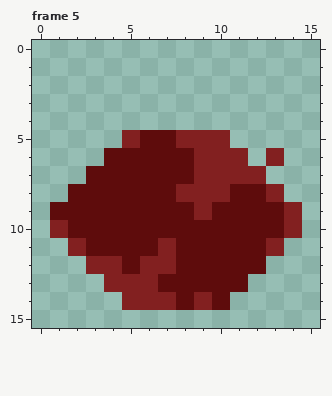
File history of a pixel-art file, res_dev/blood_pool.ase. The picture above was drawn from the file before the commit.
16x16 pixels, 6 frames. Shown: frame 5. The commit also changed other frames, which this record leaves out.
The same view after the edit:
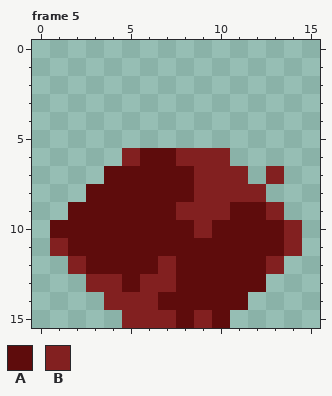
Palette (. is transparent): A #5e0c0c  B #822020
The exact change:
Frame 5:
There is now colour A in row 13 at x 12; in row 14 at x 11; in row 15 at x 8 and 10.
The edit turns colour B into colour A in row 8 at x 8; in row 10 at x 1; in row 11 at x 2, 7 and 13; in row 12 at x 3 to 4 and 6; in row 13 at x 5; in row 14 at x 7 and 9.
There is now colour B in row 7 at x 13; in row 11 at x 1 and 14; in row 12 at x 2 and 13; in row 13 at x 3; in row 14 at x 4; in row 15 at x 5 to 7 and 9.
The edit turns colour A into colour B in row 6 at x 5 and 8; in row 8 at x 11 to 12; in row 9 at x 8, 10 and 13; in row 10 at x 9; in row 13 at x 7.
Colour A is removed in row 5 at x 6 to 7; in row 6 at x 4; in row 7 at x 3; in row 8 at x 2; in row 9 at x 1.
Colour B is removed in row 5 at x 5 and 8 to 10; in row 6 at x 11 and 13; in row 7 at x 12; in row 8 at x 13; in row 9 at x 14.
